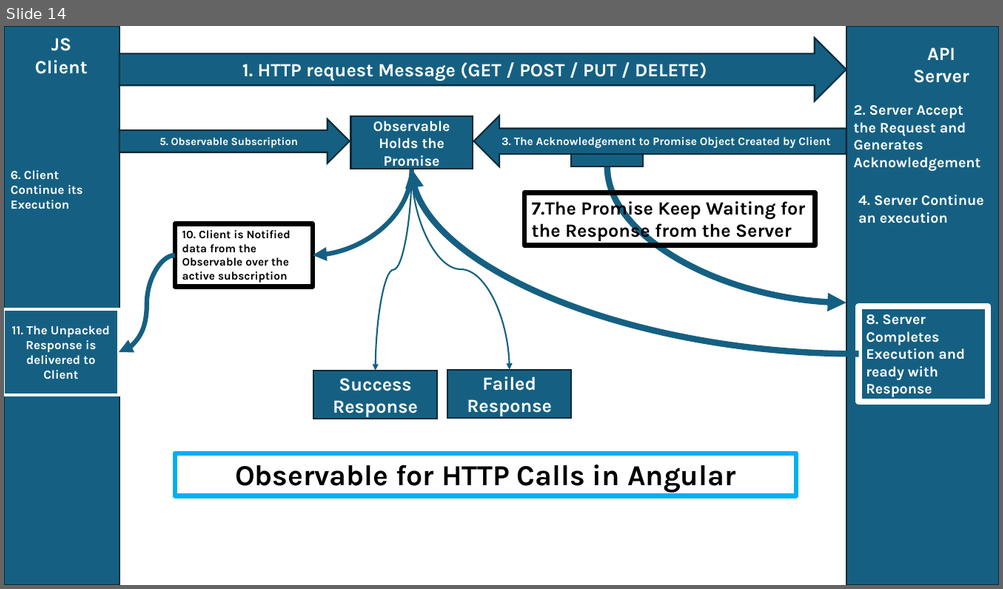
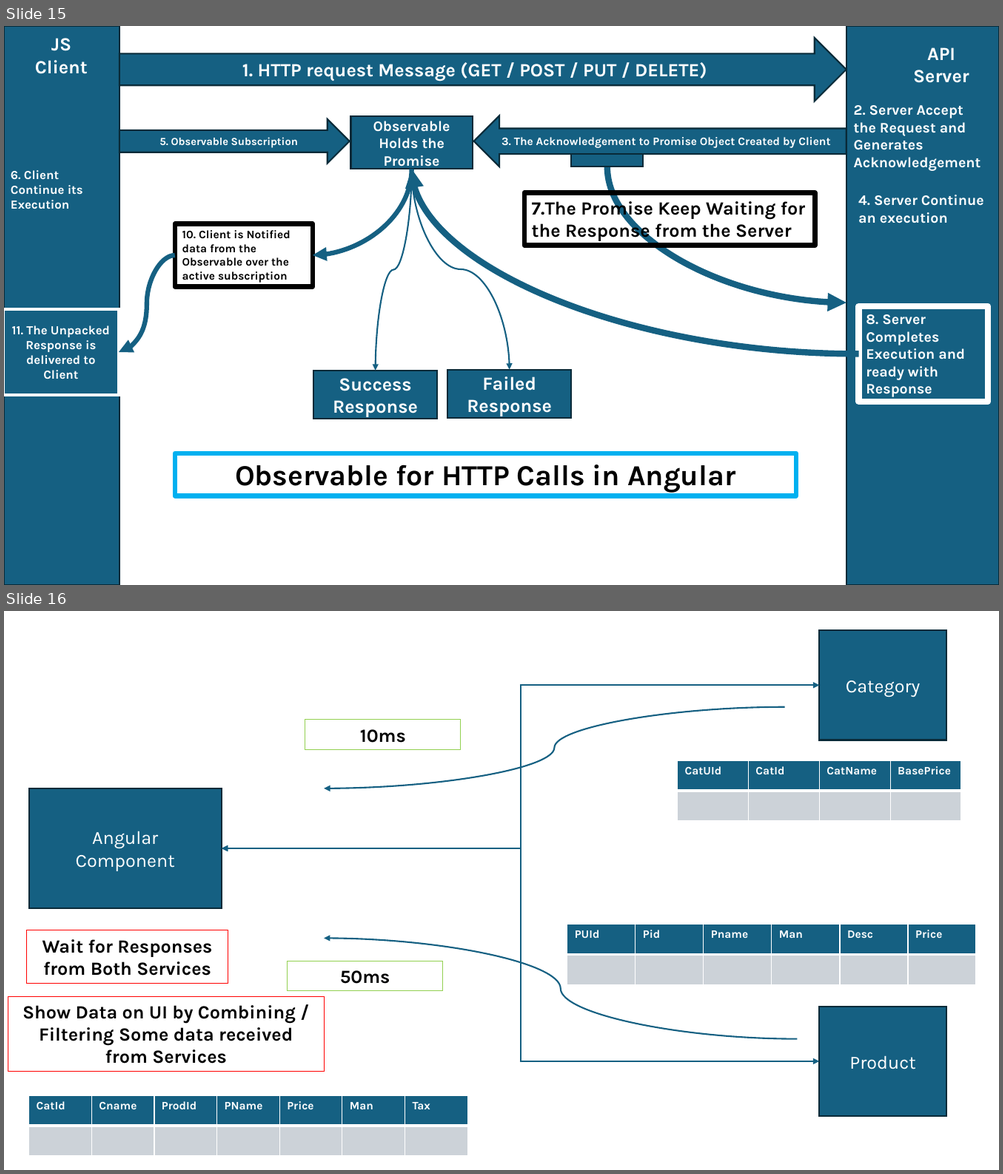
Before and after one commit to maheshsabnis/ng17guard, a slide deck: my-ng-app/Angular_Training_Images.pptx. Shown one above the other, each under a label of ours: slide 14 before the commit, slides 15 and 16 after it. The pictures are 1003x589 and 1003x1174 pixels, drawn with LibreOffice and Linux fonts; fonts in the diff are those of the drawing. Boxes give left, top, right and bottom in pixels: in the first picture for what was removed or moved away, otherwise in the second. Text is boxed around its words. In the diff, an @@ line names an element or a change of style, - is before the commit and + after.

```diff
--- a/my-ng-app/Angular_Training_Images.pptx
+++ b/my-ng-app/Angular_Training_Images.pptx
@@ slide 16 added at (x1=4, y1=611, x2=999, y2=1170), background #FFFFFF @@
@@ rectangle added at (x1=819, y1=630, x2=946, y2=740), fill #156082, outline #092A39 1.5 pt, 18 pt, text #FFFFFF @@
+Category
@@ elbow double arrow added from (222, 849) to (819, 686), #156082 1.5 pt @@
@@ rectangle added at (x1=305, y1=720, x2=461, y2=750), outline #92D050 0.75 pt, 18 pt, text #000000, bold @@
+10ms
@@ curved arrow added from (785, 707) to (324, 789), #156082 1.5 pt @@
@@ table added at (x1=677, y1=761, x2=961, y2=821), 2 rows, 4 columns @@
+CatUId | CatId | CatName | BasePrice
+ |  |  | 
@@ rectangle added at (x1=28, y1=789, x2=221, y2=908), fill #156082, outline #092A39 1.5 pt, 18 pt, text #FFFFFF @@
+Angular
+Component
@@ elbow double arrow added from (222, 849) to (819, 1062), #156082 1.5 pt @@
@@ rectangle added at (x1=27, y1=931, x2=227, y2=984), outline #FF0000 0.75 pt, 18 pt, text #000000, bold @@
+Wait for Responses from Both Services
@@ curved arrow added from (797, 1039) to (324, 939), #156082 1.5 pt @@
@@ table added at (x1=567, y1=924, x2=975, y2=985), 2 rows, 6 columns @@
+PUId | Pid | Pname | Man | Desc | Price
+ |  |  |  |  | 
@@ rectangle added at (x1=287, y1=961, x2=443, y2=991), outline #92D050 0.75 pt, 18 pt, text #000000, bold @@
+50ms
@@ rectangle added at (x1=8, y1=997, x2=324, y2=1072), outline #FF0000 0.75 pt, 18 pt, text #000000, bold @@
+Show Data on UI by Combining / Filtering Some data received from Services
@@ rectangle added at (x1=819, y1=1007, x2=946, y2=1117), fill #156082, outline #092A39 1.5 pt, 18 pt, text #FFFFFF @@
+Product
@@ table added at (x1=28, y1=1096, x2=467, y2=1156), 2 rows, 7 columns @@
+CatId | Cname | ProdId | PName | Price | Man | Tax
+ |  |  |  |  |  | 
@@ what was slide 14 is now slide 15 @@
```
Also in this commit, not shown: 2 other slides added, 49 other files.
